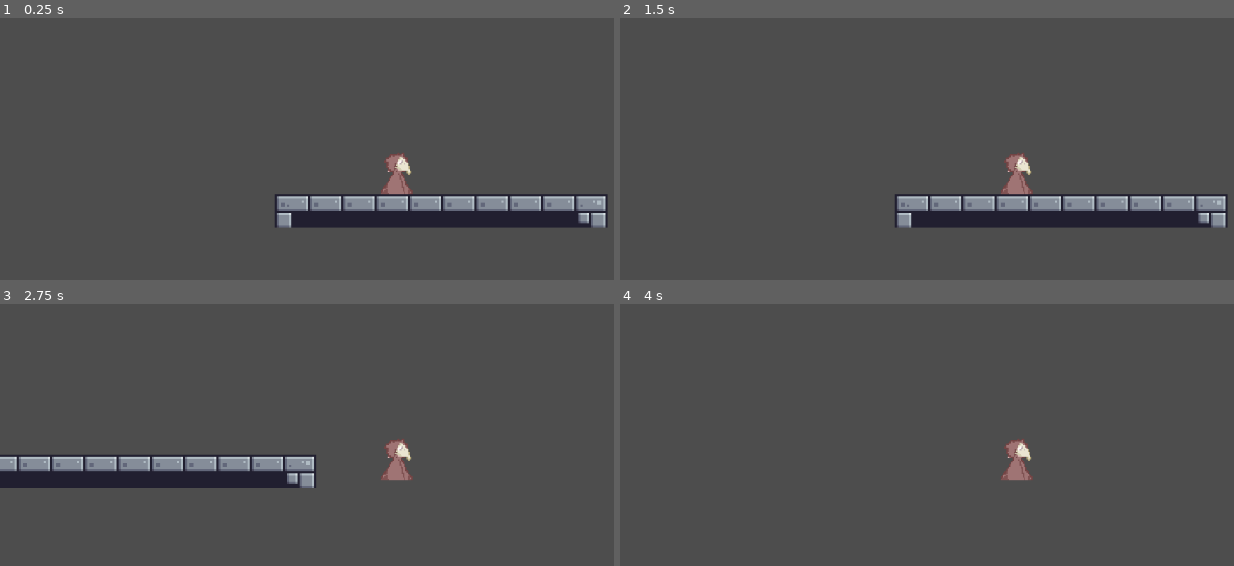
Above: before the commit, frames 1-4 (two rows, left to right).
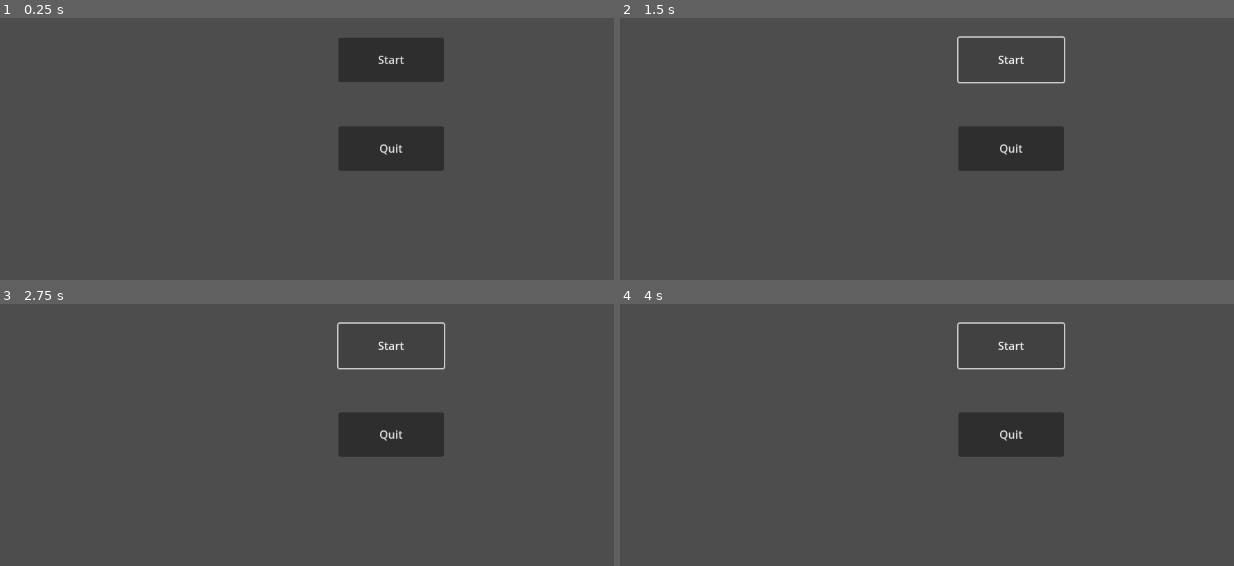
Above: after the commit, the same moments.

Repository: SeeminglyUnrelated/Game-Off-2023
Game: Godot game, scene res://Scenes/main_menu.tscn
Same seed, same stepped clock (60 frames per second), same inputs: the game is played once before the commit and once after it. Before the commit the project starts from res://Scenes/game.tscn.
Inputs (mouse positions are in pixels of both pictures, inside the frame that each line leads up to):
- Up to frame 1 (0.25 s): no input
- Up to frame 2 (1.5 s): click (1012, 59) at 0.5 s, where only the run after the commit has a clickable "Start"; click (1012, 59) at 1.25 s, where only the run after the commit has a clickable "Start"
- Up to frame 3 (2.75 s): tap Enter (ui_accept) at 2, 2.27 s; hold Right (ui_right) from 2.03 s (still down)
- Up to frame 4 (4 s): tap Enter (ui_accept) at 3.02, 3.5 s; release Right (ui_right) at 3.53 s; hold Left (ui_left) from 3.53 s (still down)

The runs differ from the first frame. In frame 1, 13% of the frame differs, in the area x 44-100%, y 7-81%; in frame 2, 10%; in frame 3, 9.8%; in frame 4, 3.6%.

Commit message:
Player moving

Diff:
--- /dev/null
+++ b/Scenes/main_menu.tscn
@@ -0,0 +1,41 @@
+[gd_scene load_steps=2 format=3 uid="uid://cec2xsnyt2sh"]
+
+[ext_resource type="Script" path="res://Scripts/main_menu.gd" id="1_7yxm3"]
+
+[node name="MainMenu" type="Control"]
+layout_mode = 3
+anchors_preset = 15
+anchor_right = 1.0
+anchor_bottom = 1.0
+grow_horizontal = 2
+grow_vertical = 2
+script = ExtResource("1_7yxm3")
+
+[node name="StartButton" type="Button" parent="."]
+layout_mode = 1
+anchors_preset = 15
+anchor_right = 1.0
+anchor_bottom = 1.0
+offset_left = 488.0
+offset_top = 128.0
+offset_right = -512.0
+offset_bottom = -456.0
+grow_horizontal = 2
+grow_vertical = 2
+text = "Start"
+
+[node name="QuitButton" type="Button" parent="."]
+layout_mode = 1
+anchors_preset = 15
+anchor_right = 1.0
+anchor_bottom = 1.0
+offset_left = 488.0
+offset_top = 256.0
+offset_right = -512.0
+offset_bottom = -328.0
+grow_horizontal = 2
+grow_vertical = 2
+text = "Quit"
+
+[connection signal="pressed" from="StartButton" to="." method="_on_start_button_pressed"]
+[connection signal="pressed" from="QuitButton" to="." method="_on_quit_button_pressed"]
--- /dev/null
+++ b/Scripts/main_menu.gd
@@ -0,0 +1,10 @@
+extends Control
+
+
+
+func _on_quit_button_pressed():
+	get_tree().quit(0)
+
+
+func _on_start_button_pressed():
+	pass
--- a/project.godot
+++ b/project.godot
@@ -11,7 +11,7 @@
 [application]
 
 config/name="Game off 2023"
-run/main_scene="res://Scenes/game.tscn"
+run/main_scene="res://Scenes/main_menu.tscn"
 config/features=PackedStringArray("4.1", "GL Compatibility")
 config/icon="res://icon.svg"
 
